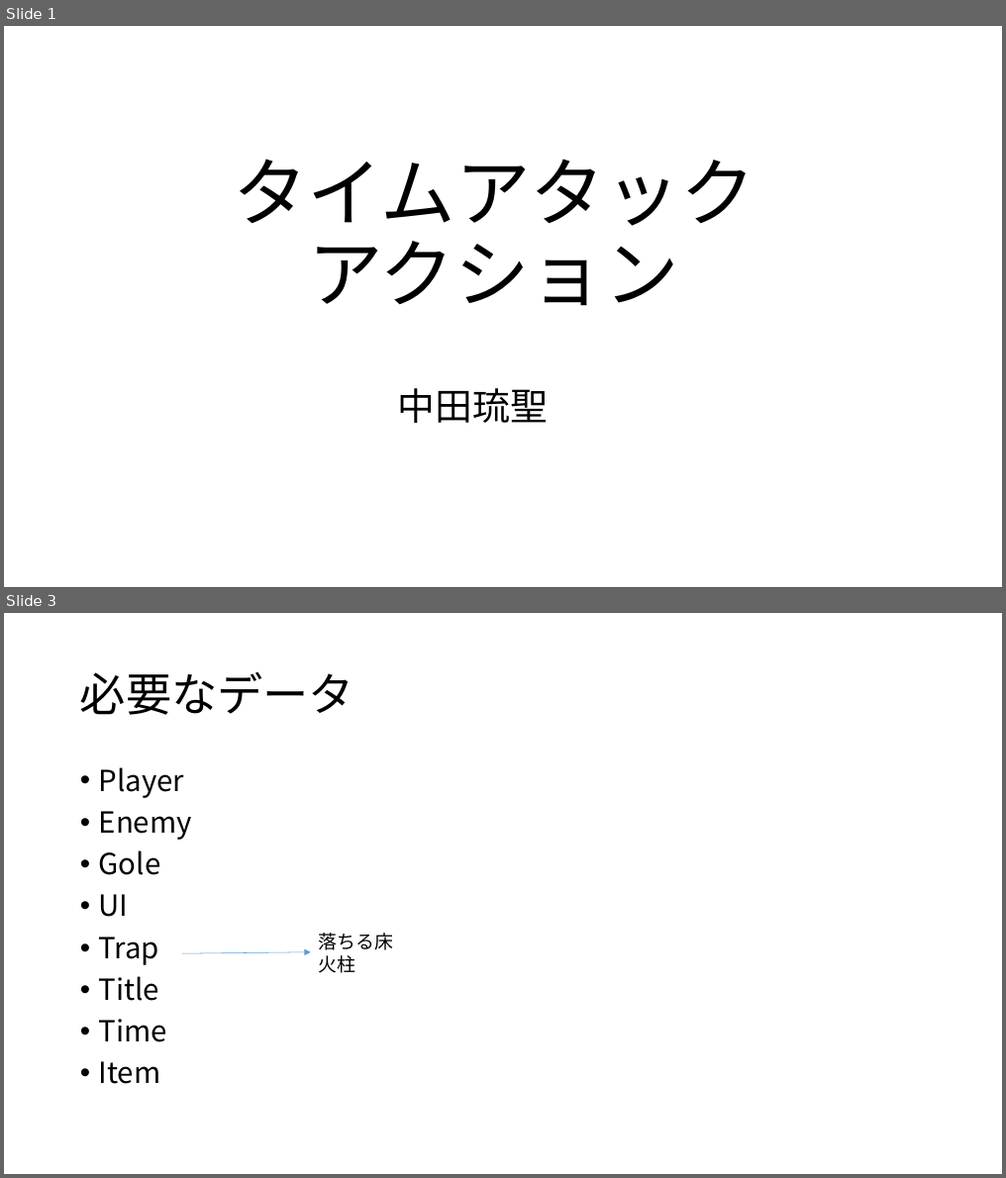
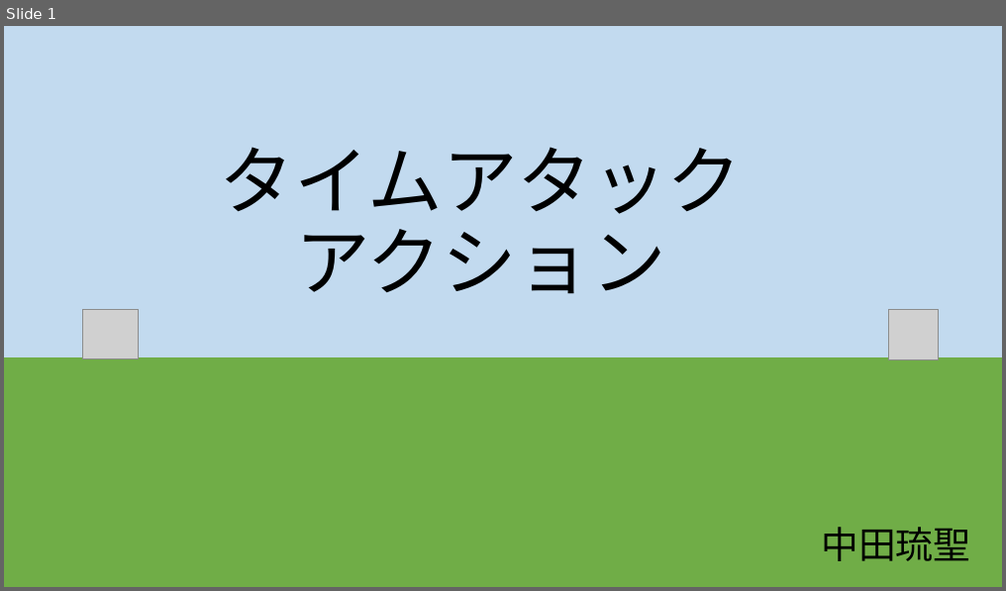
Before and after one commit to rinne-9029/Action1, a slide deck: 個人製作(テーマ・LIFE).pptx. Shown one above the other, each under a label of ours: slides 1 and 3 before the commit, slide 1 after it; the slides between them are not shown. The pictures are 1006x1178 and 1006x591 pixels, drawn with LibreOffice and Linux fonts; fonts in the diff are those of the drawing; grey boxes stand for pictures. Boxes give left, top, right and bottom in pixels: in the first picture for what was removed or moved away, otherwise in the second. Text is boxed around its words. In the diff, an @@ line names an element or a change of style, - is before the commit and + after.

```diff
--- a/個人製作(テーマ・LIFE).pptx
+++ b/個人製作(テーマ・LIFE).pptx
@@ slide 3 removed at (4, 613, 1002, 1174), background #FFFFFF @@
@@ title removed at (80, 672, 354, 715) @@
-必要なデータ
@@ text removed at (99, 767, 192, 1084) @@
-• Player
-• Enemy
-• Gole
-• UI
-• Trap
-• Title
-• Time
-• Item
@@ text removed at (319, 933, 394, 973) @@
-落ちる床
-火柱
@@ arrow removed from (182, 954) to (311, 953) @@
@@ slide 1 changed as well @@
@@ background #FFFFFF to gradient #C2DAEF to #70AD47 @@
@@ title "タイムアタックアクション": place and size @@
-title "タイムアタックアクション" at (233, 159, 755, 306)
+title "タイムアタックアクション" at (220, 147, 743, 294)
@@ picture added at (82, 310, 138, 360) @@
@@ picture added at (888, 310, 939, 360) @@
@@ text "中田琉聖": place and size @@
-text "中田琉聖" at (398, 388, 548, 423)
+text "中田琉聖" at (821, 527, 970, 562)
```
Also in this commit, not shown: 1 other slide changed, 3 slides added, 9 other files.
